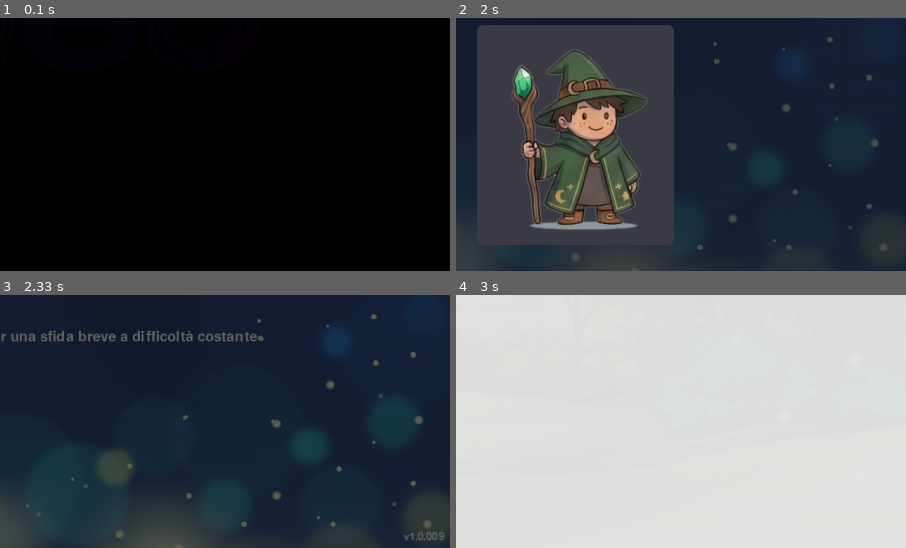
Above: before the commit, frames 1-4 (two rows, left to right).
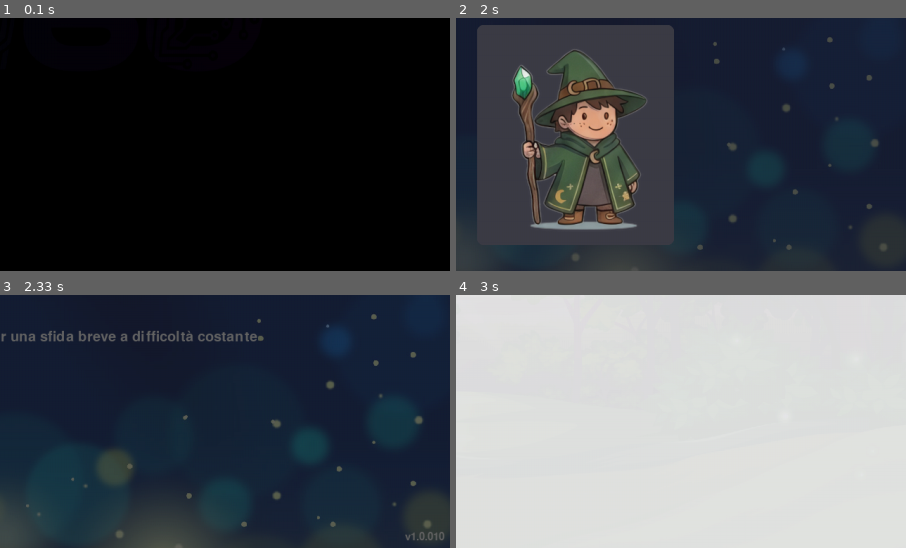
Above: after the commit, the same moments.

Repository: thefactor82/math-wizard
Game: pygame game, started from math-wizard.py
The game is run twice, just before and just after one commit, with the same random seed, the same clock (stepped at 60 frames per second) and the same inputs.
Inputs (mouse positions are % of the whole screen's width and height, from its top left):
- Up to frame 1 (0.1 s): no input
- Up to frame 2 (2 s): hold Right 0.33-0.8 s; hold Up 0.88-1.18 s; move the mouse to (46, 54) at 0.92 s; click "Nuovo profilo" at 1.27 s; type "an" at 1.55 s; type "n" at 1.75 s; tap Enter at 1.88 s
- Up to frame 3 (2.33 s): click (37, 73) at 2.1 s
- Up to frame 4 (3 s): tap Enter at 2.38, 2.72 s
The pictures show only the part of the screen within x 50-100%, y 50-100%; the shares and areas given below are measured in that part.

Frames 1-2 are identical in both runs. In frame 3, 0.1% of the frame differs, in the area x 89-99%, y 93-97%; in frame 4, nothing differs.

Commit message:
Bump to 1.0.010, aggiornati pendant e storia

Diff:
--- a/data/story.json
+++ b/data/story.json
@@ -160,7 +160,7 @@
   {
     "tipo": "testo",
     "bg": "cavern3",
-    "testo": "Dopo un grande numero di Hop affrontati, finalmente NOMEPROFILOINUSO è arrivat-o-a- nelle profondità di una splendida grotta...\n\nIl Re aveva ragione!\n\nUno splendido ciondolo è appoggiato una roccia, al centro della caverna.\n\ …(70 unchanged characters)…
+    "testo": "Dopo un grande numero di Hop affrontati, finalmente NOMEPROFILOINUSO è arrivat-o-a- nelle profondità di una scintillante grotta...\n\nIl Re aveva ragione!\n\nUno splendido ciondolo è appoggiato sopra una roccia, al centro della caverna.\n\ …(70 unchanged characters)…
     "oggetto": "pendant.png"
   },
   {
--- a/math-wizard.py
+++ b/math-wizard.py
@@ -518,7 +518,7 @@
         self .story_idx =0
         self .num_story_levels =sum (1 for e in self .story_entries if e .get ("tipo")=="livello")
 
-        self .version ="1.0.009"
+        self .version ="1.0.010"
 
         self .profiles =[]
         self .current_profile =""
Binary file changed: graphics/misc/pendant.png
